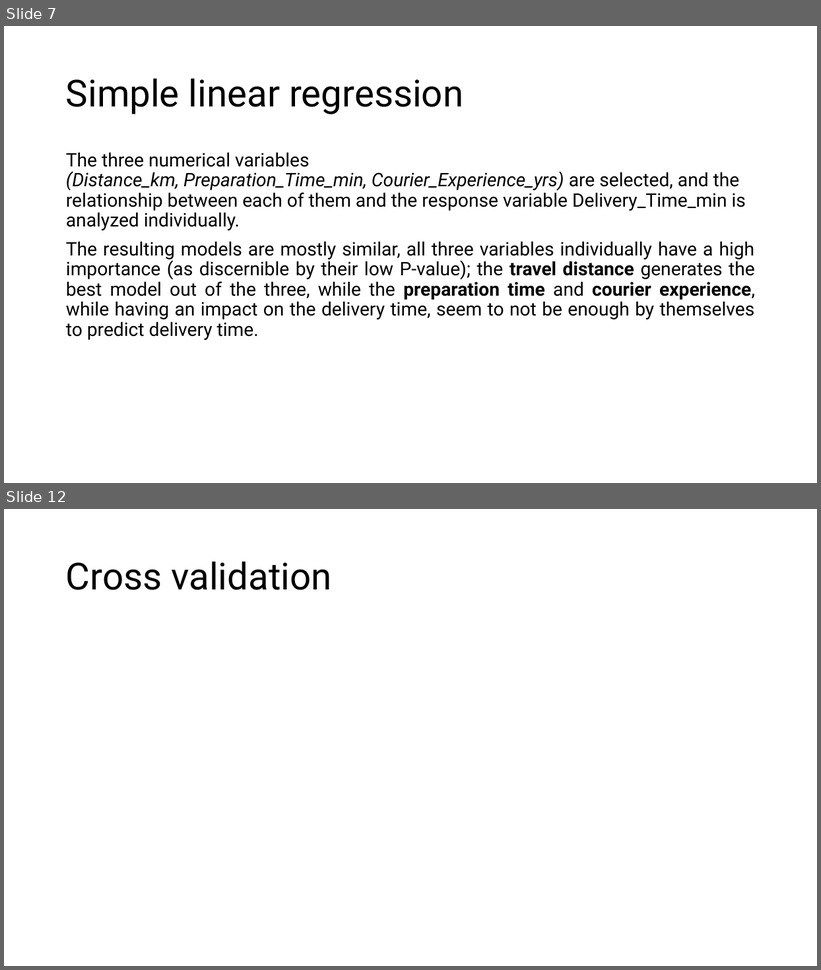
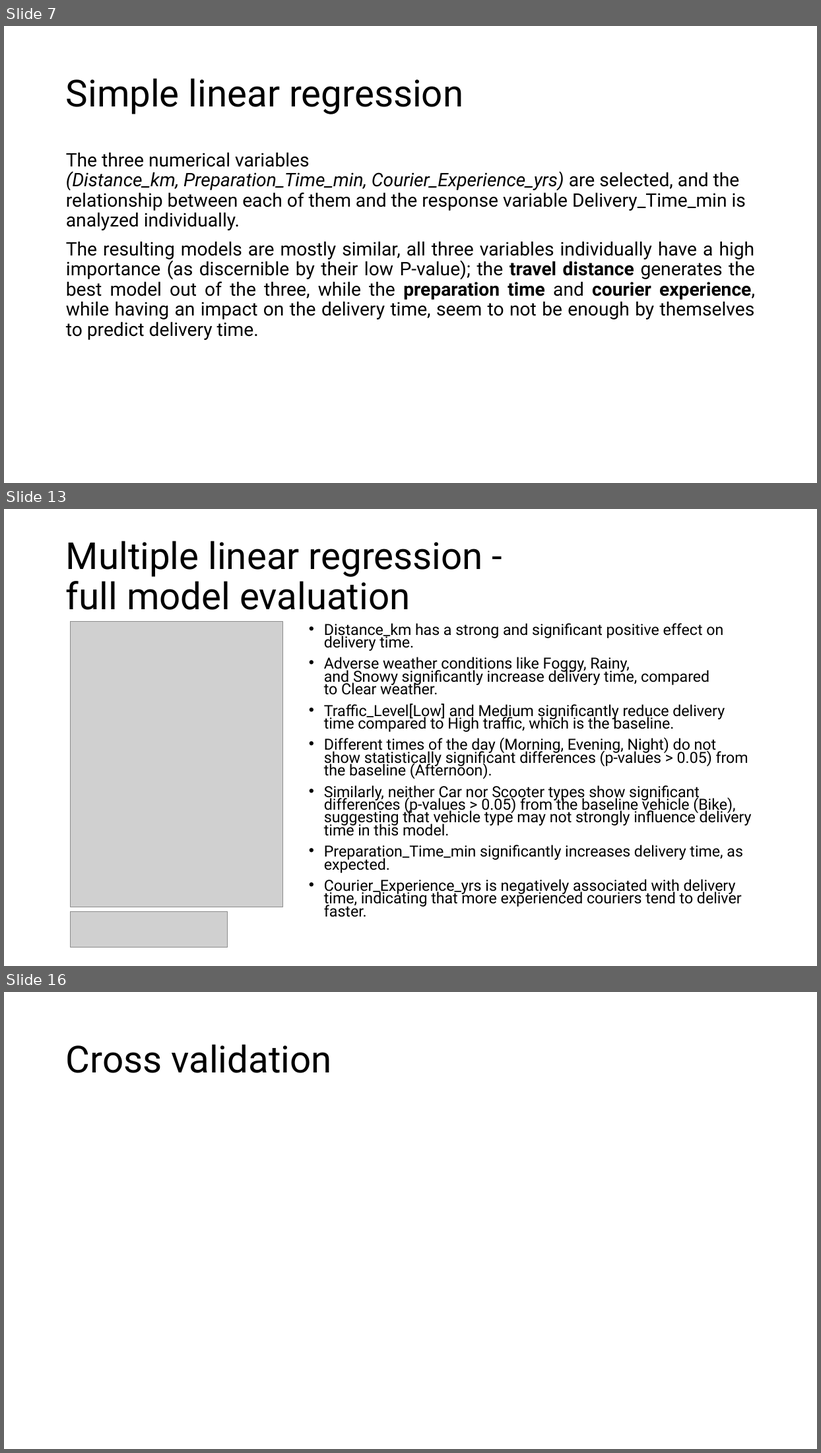
Before and after one commit to DanieleGotti/Food_Delivery_Time_Prediction, a slide deck: Presentazione_progetto.pptx. Shown one above the other, each under a label of ours: slides 7 and 12 before the commit, slides 7, 13 and 16 after it; the slides between them are not shown. The pictures are 821x970 and 821x1453 pixels, drawn with LibreOffice and Linux fonts; fonts in the diff are those of the drawing; grey boxes stand for pictures. Boxes give left, top, right and bottom in pixels: in the first picture for what was removed or moved away, otherwise in the second. Text is boxed around its words. In the diff, an @@ line names an element or a change of style, - is before the commit and + after.

```diff
--- a/Presentazione_progetto.pptx
+++ b/Presentazione_progetto.pptx
@@ slide 13 added at [4,509,817,966], background #FFFFFF @@
@@ title added at [66,541,483,610], 44 pt, text #000000 @@
+Multiple linear regression -
+full model evaluation
@@ picture added at [71,622,283,908] @@
@@ text added at [324,623,752,918], 18.1 pt, text #000000 @@
+• Distance_km has a strong and significant positive effect on delivery time.
+• Adverse weather conditions like Foggy, Rainy, and Snowy significantly increase delivery time, compared to Clear weather.
+• Traffic_Level[Low] and Medium significantly reduce delivery time compared to High traffic, which is the baseline.
+• Different times of the day (Morning, Evening, Night) do not show statistically significant differences (p-values > 0.05) from the baseline (Afternoon).
+• Similarly, neither Car nor Scooter types show significant differences (p-values > 0.05) from the baseline vehicle (Bike), suggesting that vehicle type may not strongly influence delivery time in this model.
+• Preparation_Time_min significantly increases delivery time, as expected.
+• Courier_Experience_yrs is negatively associated with delivery time, indicating that more experienced couriers tend to deliver faster.
@@ picture added at [71,912,227,948] @@
@@ what was slide 12 is now slide 16 @@
```
Also in this commit, not shown: 4 slides changed, 3 other slides added, 25 other files.
